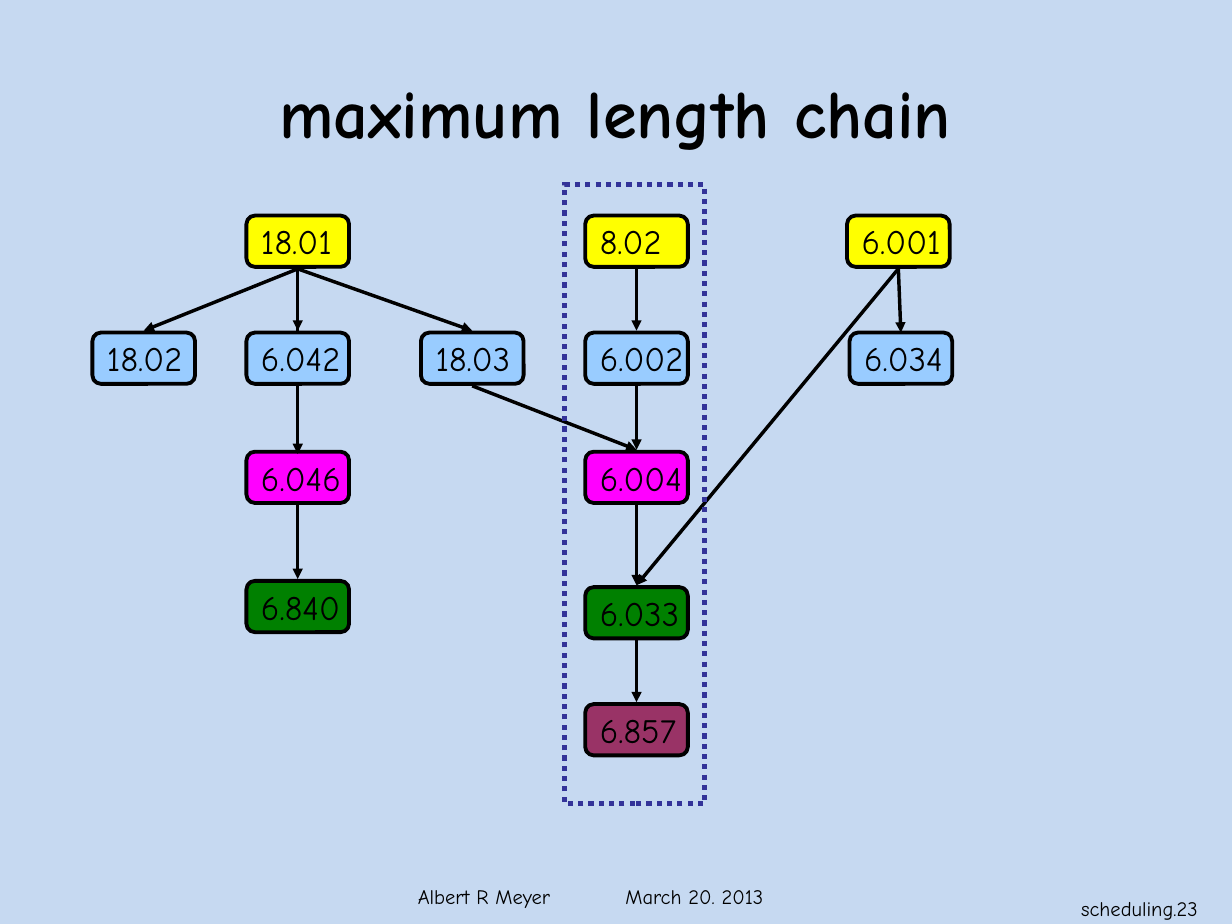
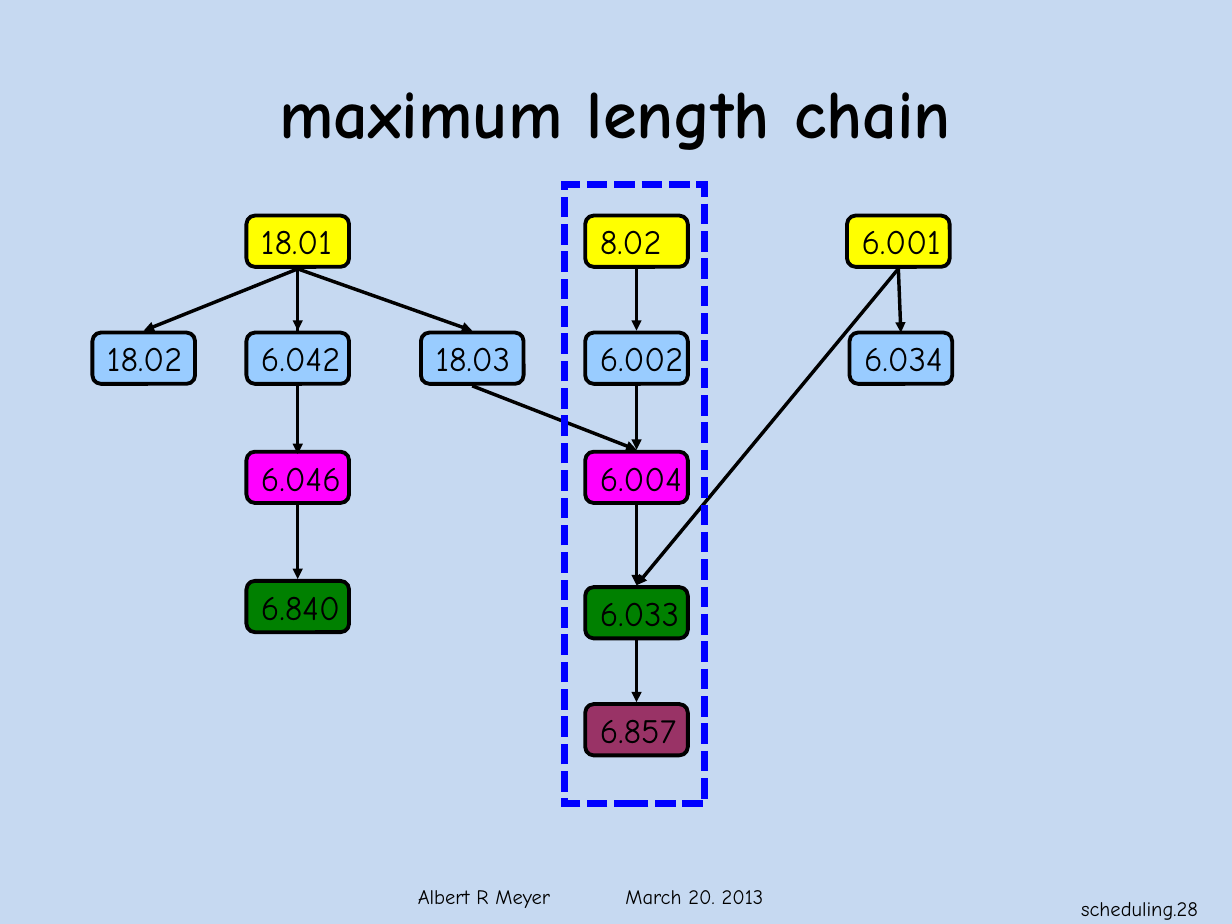
Before and after one commit to armeyer/mcs_web, a slide deck: slide 28 of spring13/slides13/scheduling.pptx (slide 23 before the commit). Drawn at 1232x924 pixels with LibreOffice and Linux fonts; fonts in the diff are those of the drawing; background and template pictures are left out. Boxes give left, top, right and bottom in pixels: in the first picture for what was removed or moved away, otherwise in the second. Text is boxed around its words. In the diff, an @@ line names an element or a change of style, - is before the commit and + after.

```diff
--- a/spring13/slides13/scheduling.pptx
+++ b/spring13/slides13/scheduling.pptx
@@ rectangle at bbox=[564, 185, 705, 803]: outline #333399 3 pt dashed to #0000FF 4 pt dashed @@
@@ page number at bbox=[1081, 902, 1198, 920]: text changed @@
-scheduling.23
+scheduling.28
```
Also in this commit, not shown: 11 other slides changed, 5 slides added.
